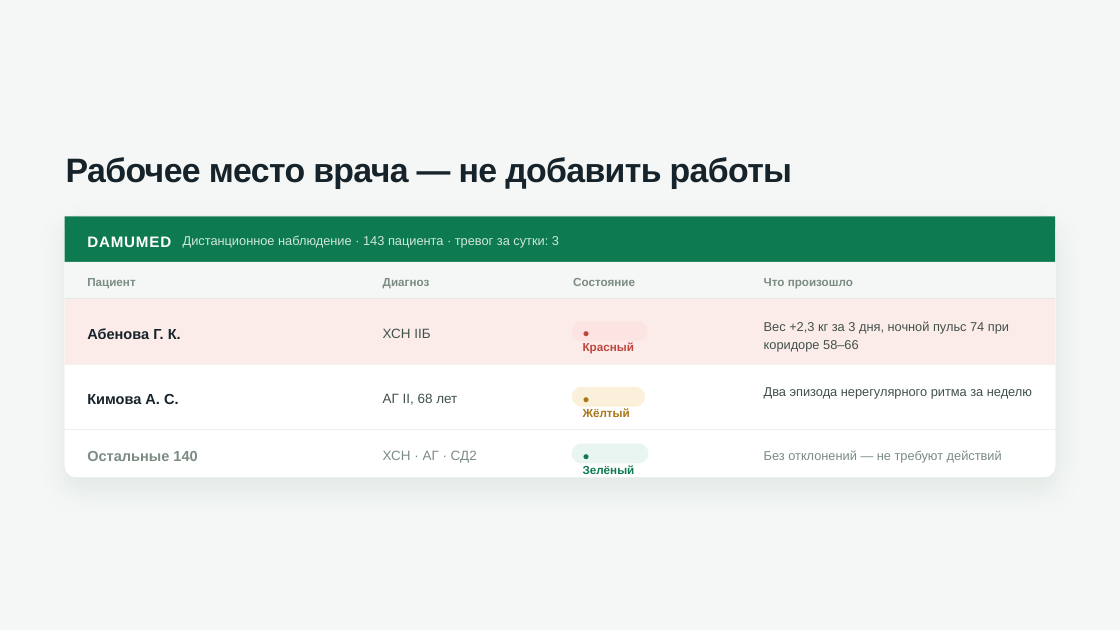
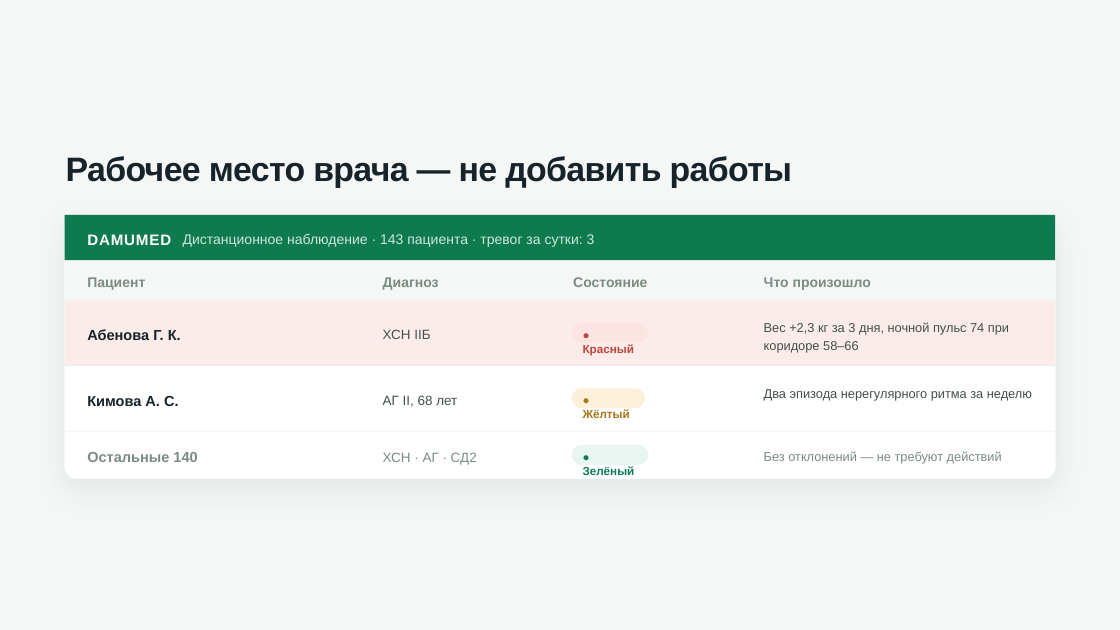
Before and after one commit to Beibute/damumed-band, a slide deck: slide 12 of files/damumed-band-prezentaciya.pptx. Drawn at 1120x630 pixels with LibreOffice and Linux fonts; fonts in the diff are those of the drawing. Boxes give left, top, right and bottom in pixels: in the first picture for what was removed or moved away, otherwise in the second. Text is boxed around its words. In the diff, an @@ line names an element or a change of style, - is before the commit and + after.

```diff
--- a/files/damumed-band-prezentaciya.pptx
+++ b/files/damumed-band-prezentaciya.pptx
@@ rounded rectangle at [64, 214, 1056, 479]: proportions changed @@
@@ text "Дистанционное наблюдение · 143 пациента ..." at [183, 234, 595, 247]: size 16.5 to 18 pt @@
@@ size 15 to 18 pt in 4 elements at [764, 277, 871, 290], [87, 277, 145, 290], [383, 277, 439, 290], [573, 277, 647, 287] @@
```
Also in this commit, not shown: 11 other slides changed.
